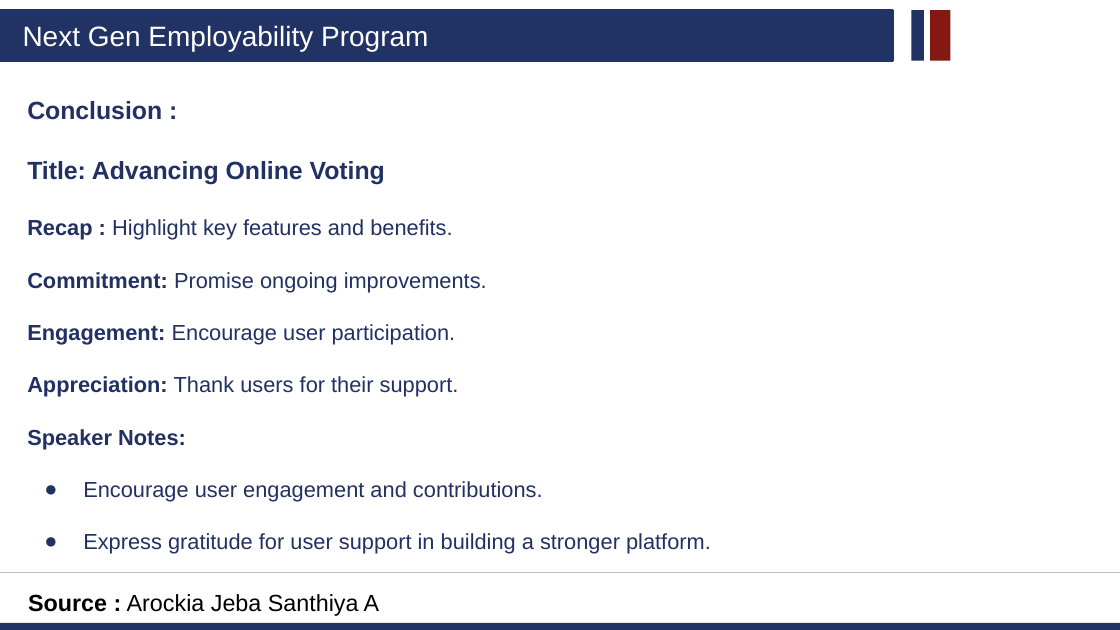
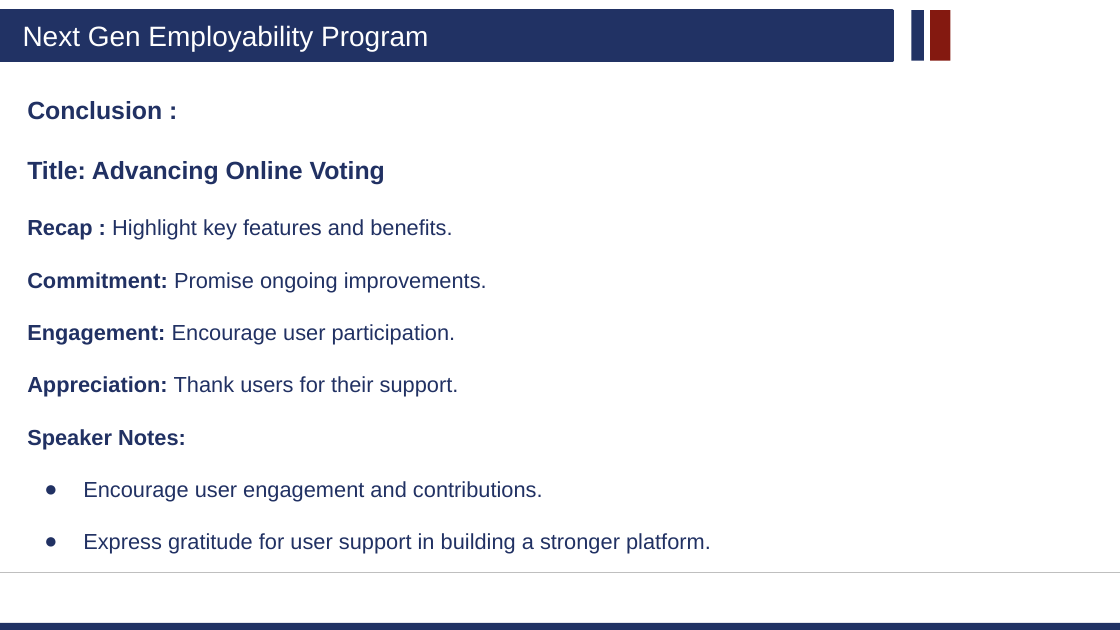
Before and after one commit to MuthulakshmiSudalaikannu/Muthulakshmi_4026_gce_tly, a slide deck: slide 16 of Muthulakshmi_4026_GCE-tly.pptx. Drawn at 1120x630 pixels with LibreOffice and Linux fonts; fonts in the diff are those of the drawing; background and template pictures are left out. Boxes give left, top, right and bottom in pixels: in the first picture for what was removed or moved away, otherwise in the second. Text is boxed around its words. In the diff, an @@ line names an element or a change of style, - is before the commit and + after.

```diff
--- a/Muthulakshmi_4026_GCE-tly.pptx
+++ b/Muthulakshmi_4026_GCE-tly.pptx
@@ text removed at [28,594,380,616] @@
-Source : Arockia Jeba Santhiya A
```
Also in this commit, not shown: 8 other slides changed.
